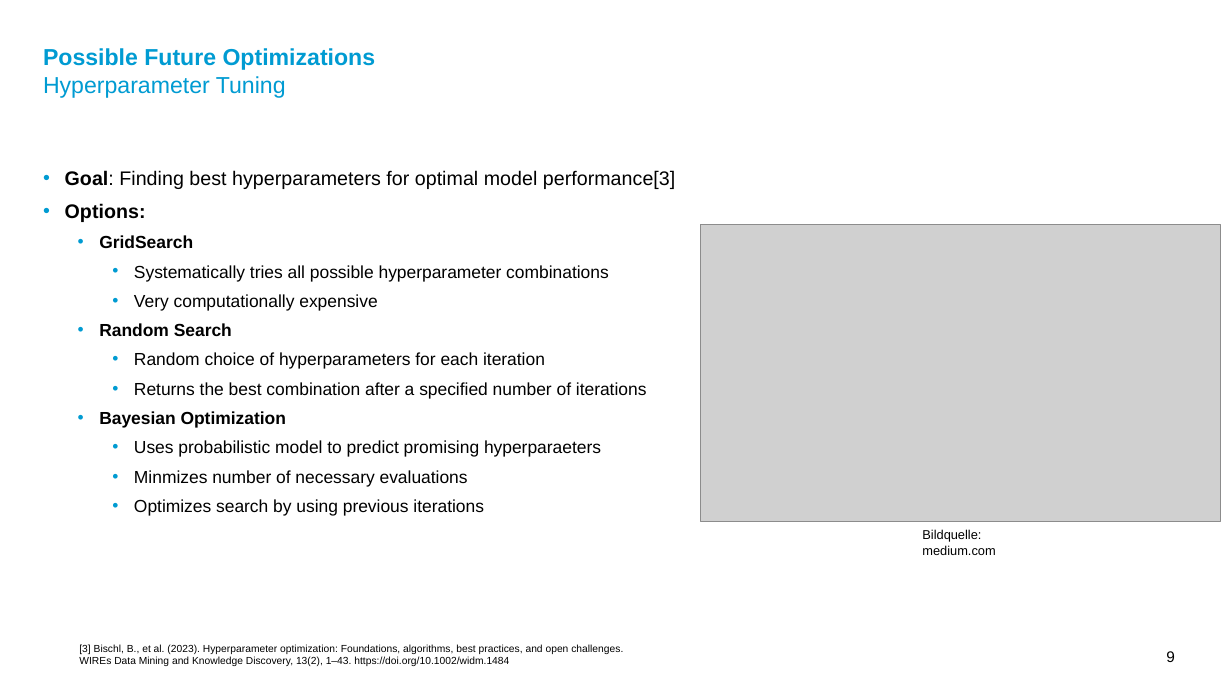
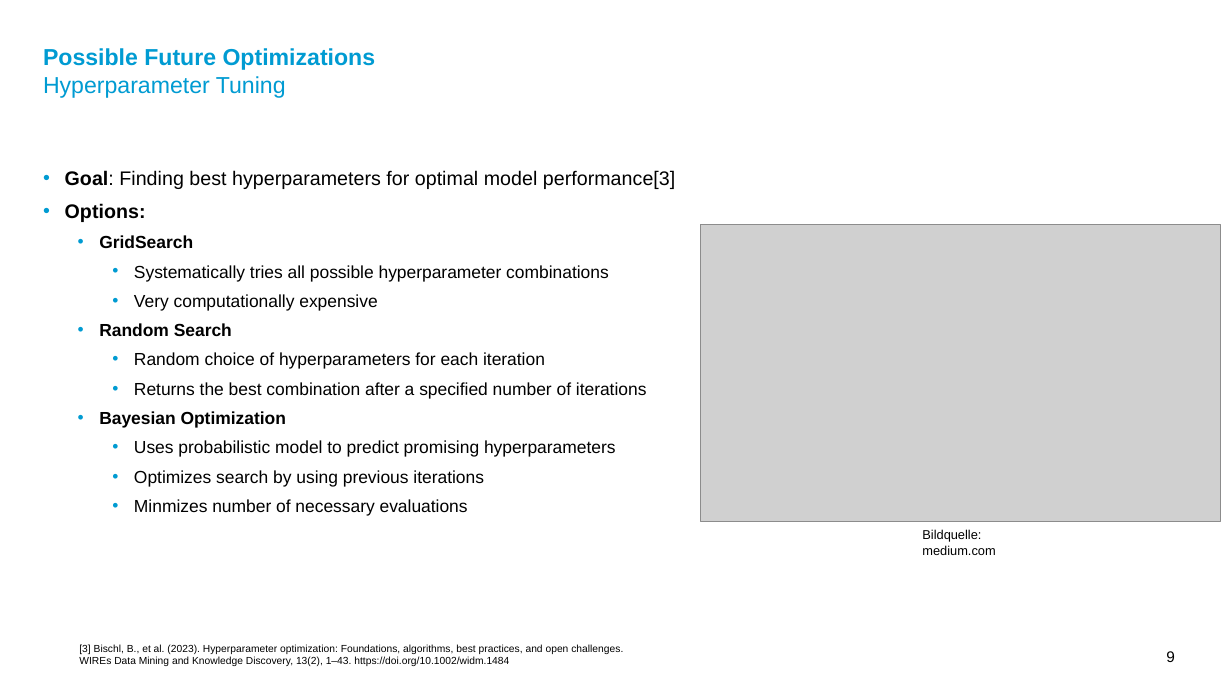
Before and after one commit to ronnyporsch/QuantitativeDataAnalysis, a slide deck: slide 9 of doc/presentation.pptx. Drawn at 1232x693 pixels with LibreOffice and Linux fonts; fonts in the diff are those of the drawing; grey boxes stand for pictures; background and template pictures are left out. Boxes give left, top, right and bottom in pixels: in the first picture for what was removed or moved away, otherwise in the second. Text is boxed around its words. In the diff, an @@ line names an element or a change of style, - is before the commit and + after.

```diff
--- a/doc/presentation.pptx
+++ b/doc/presentation.pptx
@@ subtitle at bbox=[134, 440, 616, 486]: text changed @@
-    • Uses probabilistic model to predict promising hyperparaeters
+    • Uses probabilistic model to predict promising hyperparameters
+    • Optimizes search by using previous iterations
@@ subtitle at bbox=[134, 499, 484, 516]: paragraph removed @@
-    • Optimizes search by using previous iterations
```
Also in this commit, not shown: 4 other slides changed.
